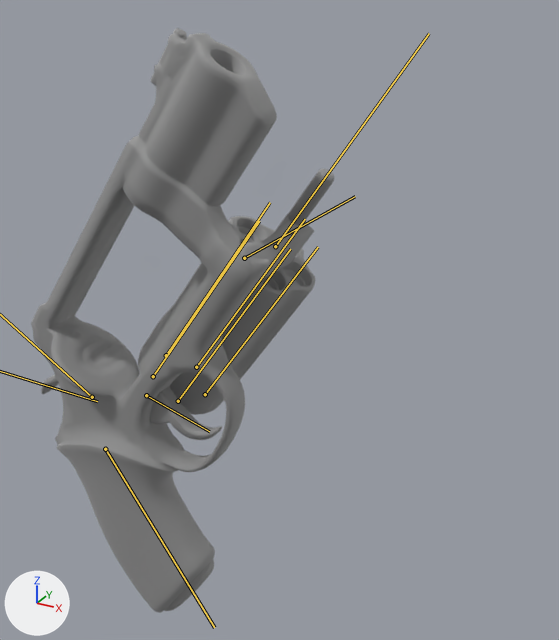
The Blender file Brutaldoom_blend_files/Revolver/taurusload.blend, before and after one commit.
The view is the same before and after, from a 50 mm camera at (54.5, -27.6, 21.0) aimed at (37.4, 3.5, 5.5). The lights are fixed; the arrows at lower left show +X, +Y and +Z. Both versions are drawn at frame 30 of the action 'Armature.003Action'; the numbers are the values there. The bones that bend it are drawn over the model as lines.

In view in the first picture: 'frame_low', 'frame_low.001', 'frame_low.002', 'frame_low.003', 'frame_low.004', 'shells.000', 'shells.002', 'shells.003'.
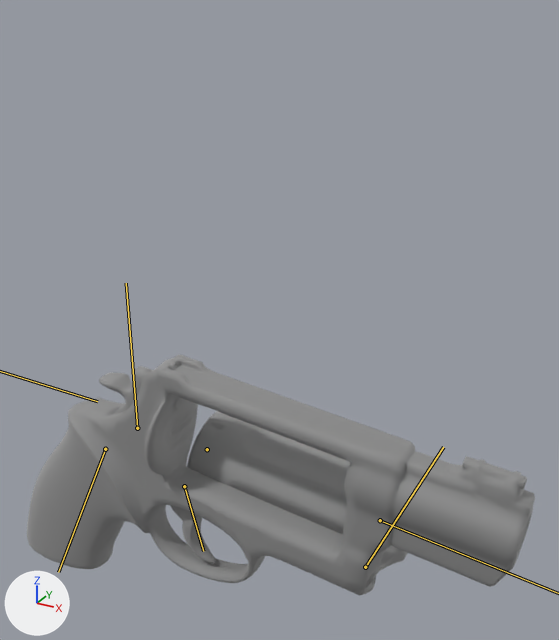
What the commit changed:
Object 'Armature.001' (bone_rig_object) turns from (0, 145, 0) to (0, 205, 0) degrees about its own x, y and z.
Object 'Armature.003' (bone_rig_object_) moves from (32.635468, 4.079082, -1.682999) to (32.635468, 3.552405, -3.267872).
Object 'Armature.003' (bone_rig_object_) is rescaled from (12.0, 12.0, 12.0) to (0.0, 0.0, 0.0).
Object 'Armature.007' (bone_rig_object__) moves from (32.635468, 5.198386, -3.278763) to (32.635468, 3.552405, -3.267872).
Object 'Armature.007' (bone_rig_object__) is rescaled from (12.0, 12.0, 12.0) to (0.0, 0.0, 0.0).
Object 'Armature.008' (bone_rig_object___) moves from (32.635468, 2.203493, -2.288028) to (32.635468, 3.552405, -3.267872).
Object 'Armature.008' (bone_rig_object___) is rescaled from (12.0, 12.0, 12.0) to (0.0, 0.0, 0.0).
Object 'Armature.009' (bone_rig_object____) moves from (32.635468, 2.226182, -4.231683) to (32.635468, 3.552405, -3.267872).
Object 'Armature.009' (bone_rig_object____) is rescaled from (12.0, 12.0, 12.0) to (0.0, 0.0, 0.0).
Object 'Armature.010' (bone_rig_object_____) moves from (32.635468, 4.054882, -4.857888) to (32.635468, 3.552405, -3.267872).
Object 'Armature.010' (bone_rig_object_____) is rescaled from (12.0, 12.0, 12.0) to (0.0, 0.0, 0.0).

Boxes (x1, y1, x2, y2) around the edits, measured in the pictures (559 x 640 px):
'frame_low', posed (106% wider, 59% shorter)
    before: (31, 28, 277, 613)
    after: (27, 354, 535, 595)
'frame_low.001', posed
    before: (138, 169, 334, 415)
    after: (187, 411, 351, 534)
'frame_low.003', posed
    before: (150, 386, 222, 440)
    after: (171, 506, 216, 563)
'frame_low.002', posed
    before: (241, 214, 314, 283)
    after: (366, 546, 408, 588)
'frame_low.004', posed
    before: (41, 352, 59, 394)
    after: (99, 366, 153, 414)
'shells.003', posed (not visible afterwards)
    before: (283, 269, 306, 287)
'shells.000', posed (not visible afterwards)
    before: (238, 226, 260, 243)
'shells.002', posed (not visible afterwards)
    before: (260, 276, 279, 290)
